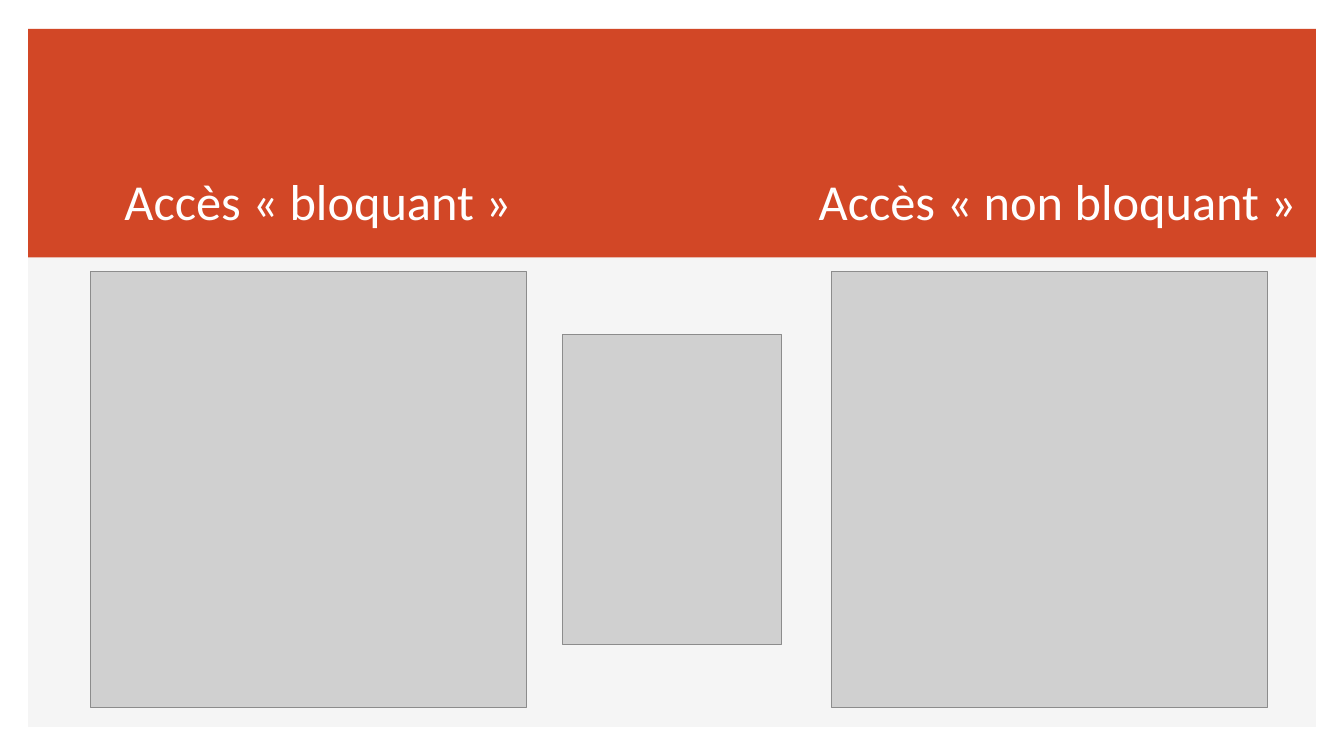
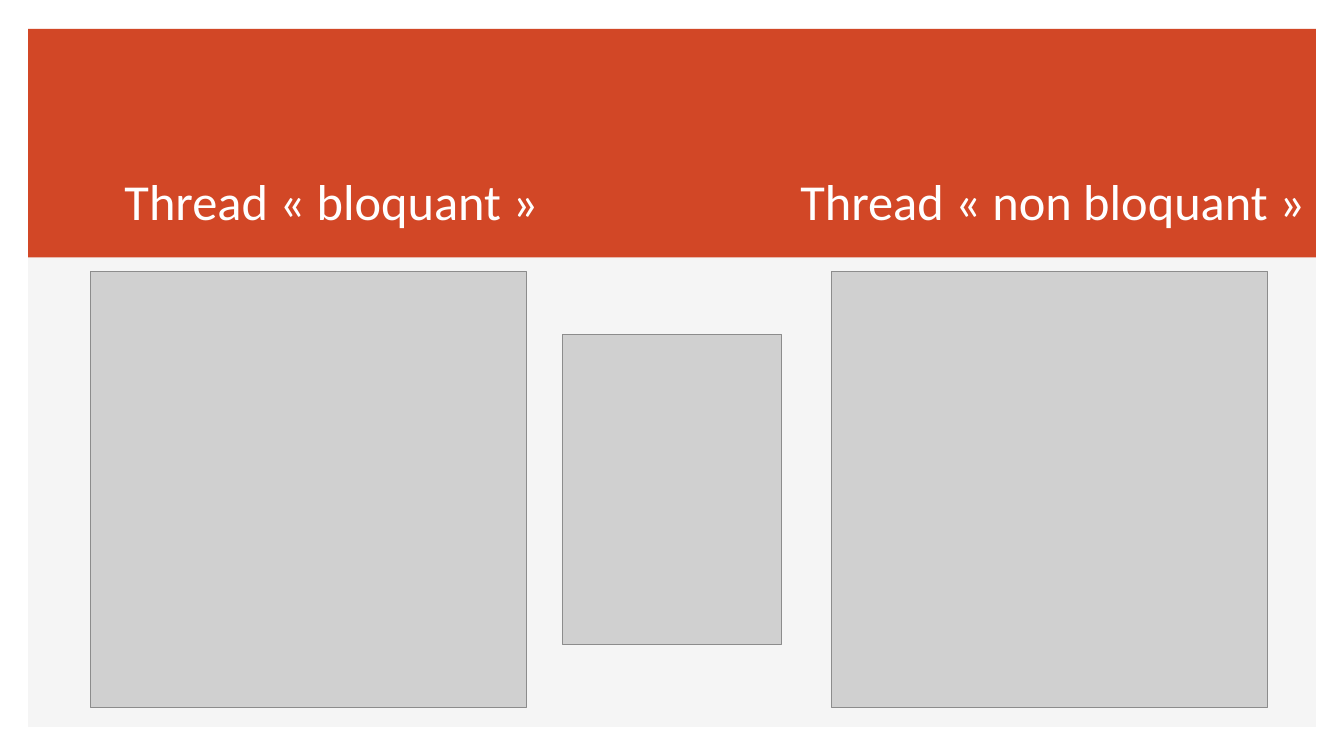
Before and after one commit to sebzuki/webflux-vs-web, a slide deck: slide 6 of REACTIVE.pptx (slide 18 before the commit). Drawn at 1344x756 pixels with LibreOffice and Linux fonts; fonts in the diff are those of the drawing; grey boxes stand for pictures. Boxes give left, top, right and bottom in pixels: in the first picture for what was removed or moved away, otherwise in the second. Text is boxed around its words. In the diff, an @@ line names an element or a change of style, - is before the commit and + after.

```diff
--- a/REACTIVE.pptx
+++ b/REACTIVE.pptx
@@ title at (124, 185, 1267, 228): text changed @@
-Accès « bloquant » Accès « non bloquant »
+Thread « bloquant » Thread « non bloquant »
```
Also in this commit, not shown: 6 other slides changed, 29 slides added, 10 slides removed, 33 other files.
